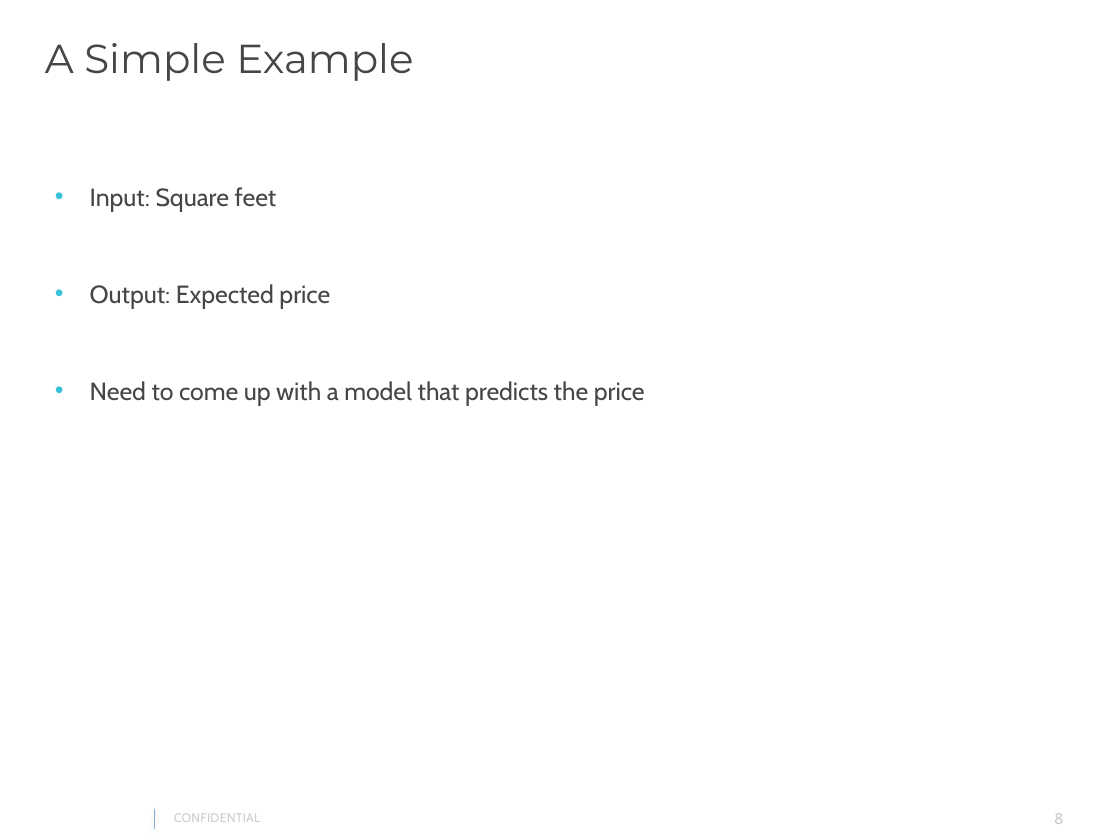
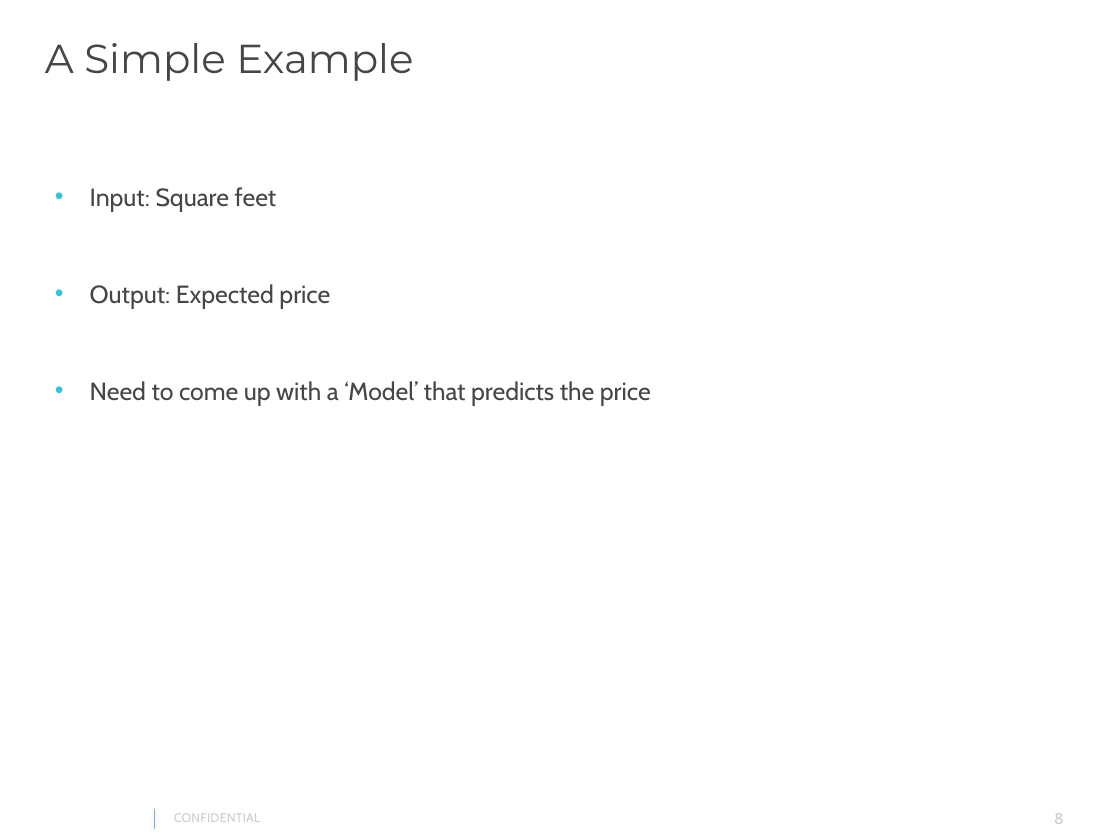
Before and after one commit to gautam0707/TechTalk1_Epam, a slide deck: slide 8 of TechTalk1.pptx. Drawn at 1120x840 pixels with LibreOffice and Linux fonts; fonts in the diff are those of the drawing; background and template pictures are left out. Boxes give left, top, right and bottom in pixels: in the first picture for what was removed or moved away, otherwise in the second. Text is boxed around its words. In the diff, an @@ line names an element or a change of style, - is before the commit and + after.

Commit message:
ppt edited

```diff
--- a/TechTalk1.pptx
+++ b/TechTalk1.pptx
@@ text at [90,381,651,405]: text changed @@
-• Need to come up with a model that predicts the price
+• Need to come up with a ‘Model’ that predicts the price
```
Also in this commit, not shown: 1 other slide changed.
